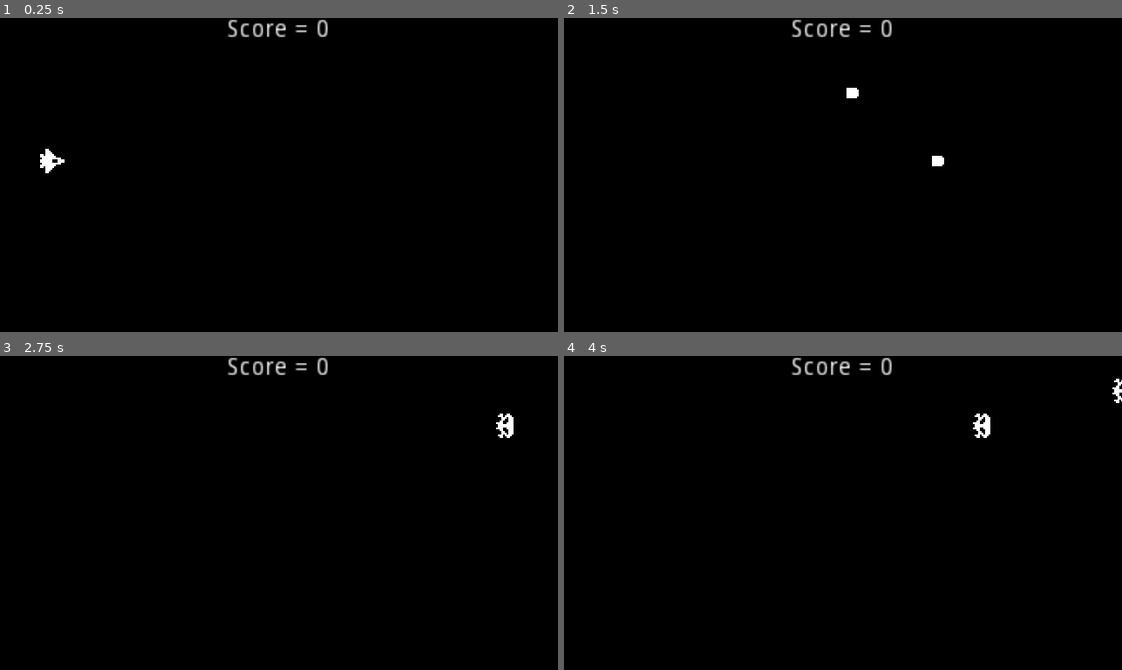
Above: before the commit, frames 1-4 (two rows, left to right).
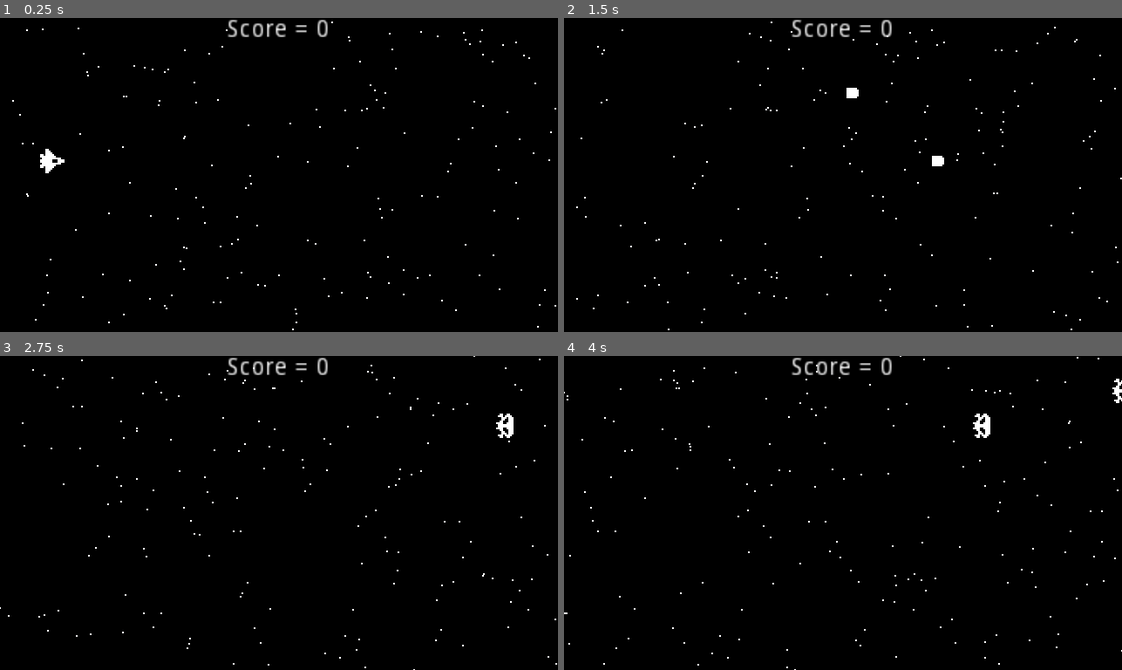
Above: after the commit, the same moments.

Repository: defvova/space_shooter
Game: Godot game, scene res://src/Levels/Level.tscn
Same seed, same stepped clock (60 frames per second), same inputs: the game is played once before the commit and once after it.
Inputs:
- Up to frame 1 (0.25 s): no input
- Up to frame 2 (1.5 s): tap Enter (ui_accept) at 0.5, 0.77 s; hold Up (ui_up) 0.53-1.28 s; hold Down (ui_down) from 1.28 s (still down)
- Up to frame 3 (2.75 s): tap Enter (ui_accept) at 1.52 s; release Down (ui_down) at 2.03 s; hold Up (ui_up) from 2.03 s (still down)
- Up to frame 4 (4 s): tap Enter (ui_accept) at 3.02, 3.77 s; release Up (ui_up) at 3.53 s; hold Down (ui_down) from 3.53 s (still down)

The runs differ from the first frame. In frame 1, 0.3% of the frame differs, in the area x 2-100%, y 1-100%; in frame 2, 0.3%; in frame 3, 0.3%; in frame 4, 0.3%, in the area x 0-100%, y 0-100%.

Commit message:
Add star particle

Diff:
--- a/src/Levels/Level.tscn
+++ b/src/Levels/Level.tscn
@@ -1,8 +1,19 @@
-[gd_scene load_steps=4 format=2]
+[gd_scene load_steps=5 format=2]
 
 [ext_resource path="res://src/Actors/Player/Player.tscn" type="PackedScene" id=1]
 [ext_resource path="res://src/Actors/Enemy/EnemySpawner.tscn" type="PackedScene" id=2]
 [ext_resource path="res://src/Levels/Level.gd" type="Script" id=3]
+
+[sub_resource type="ParticlesMaterial" id=1]
+emission_shape = 2
+emission_box_extents = Vector3( 1, 90, 1 )
+flag_disable_z = true
+spread = 0.0
+gravity = Vector3( 0, 0, 0 )
+initial_velocity = -100.0
+initial_velocity_random = 0.5
+orbit_velocity = 0.0
+orbit_velocity_random = 0.0
 
 [node name="Level" type="Node" groups=[
 "Level",
@@ -18,6 +29,16 @@
 "_edit_use_anchors_": false
 }
 
+[node name="StarParticle" type="Particles2D" parent="."]
+position = Vector2( 320, 90 )
+amount = 200
+lifetime = 5.0
+preprocess = 7.0
+process_material = SubResource( 1 )
+__meta__ = {
+"_edit_lock_": true
+}
+
 [node name="Player" parent="." instance=ExtResource( 1 )]
 position = Vector2( 30, 82 )
 
@@ -30,5 +51,6 @@
 text = "Score = 0"
 align = 1
 __meta__ = {
+"_edit_lock_": true,
 "_edit_use_anchors_": false
 }
